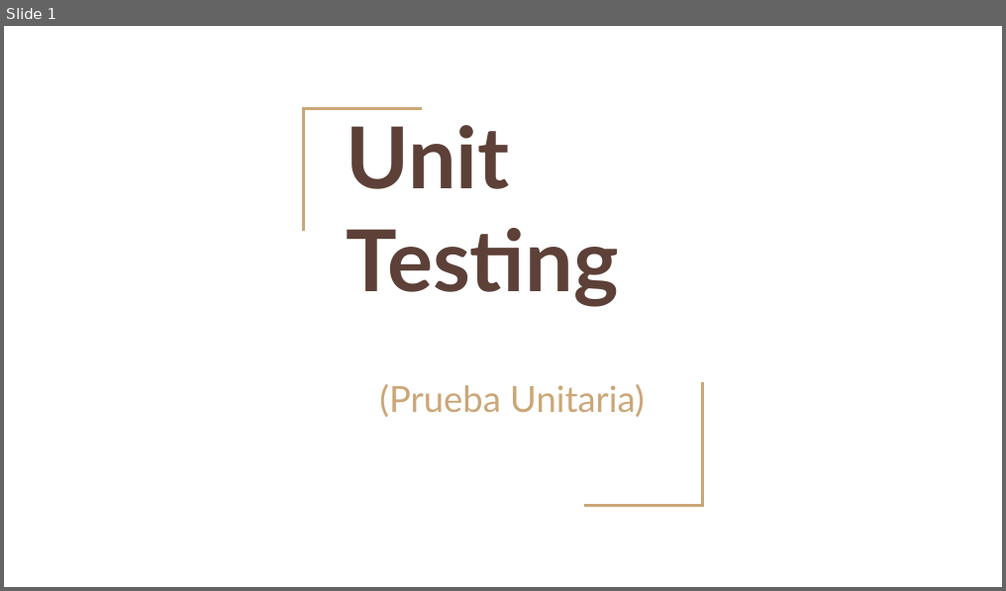
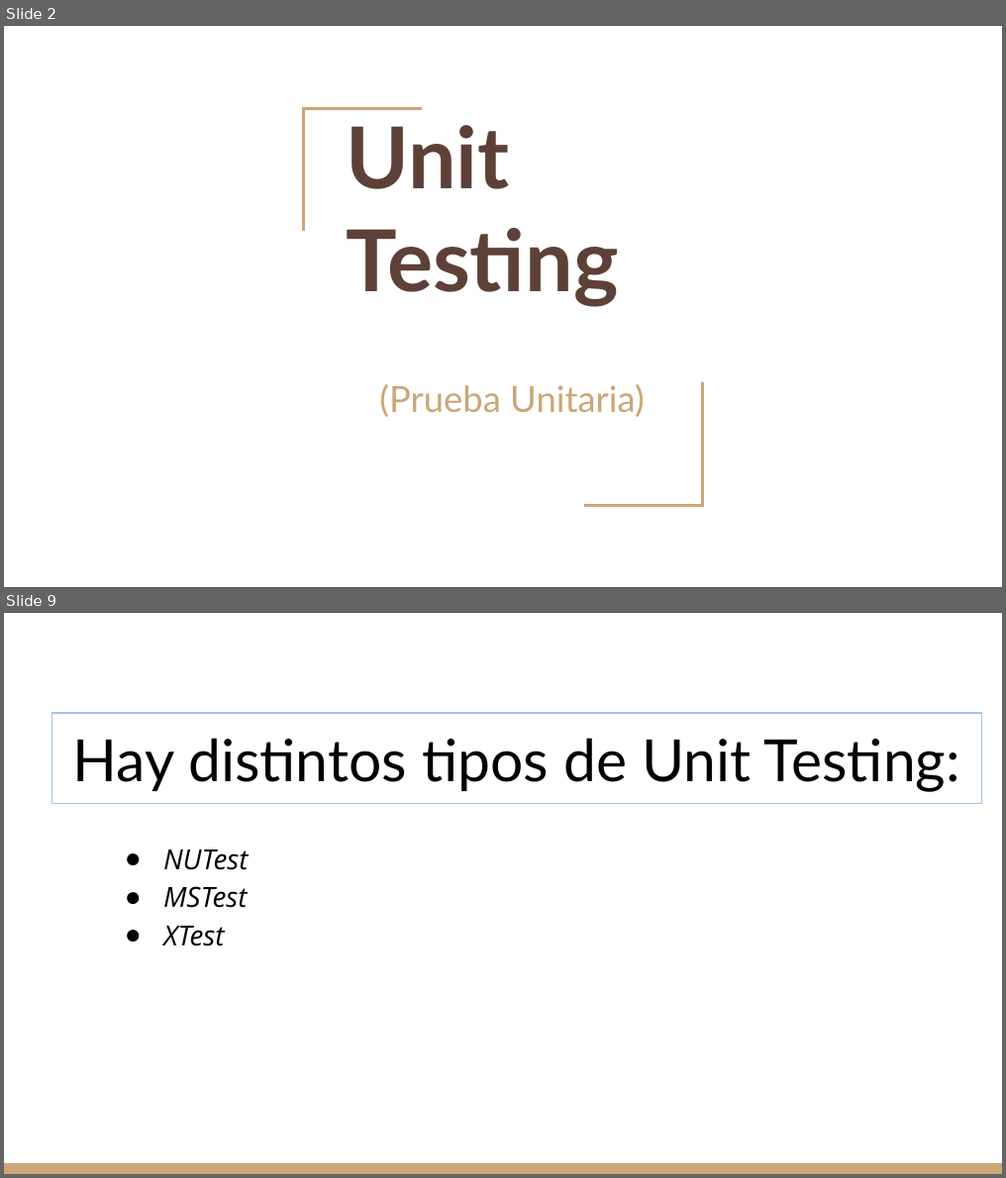
Before and after one commit to gitgamba/.Net-Grupo8, a slide deck: TPS/Unit Testing.pptx. Shown one above the other, each under a label of ours: slide 1 before the commit, slides 2 and 9 after it; the slides between them are not shown. The pictures are 1006x591 and 1006x1178 pixels, drawn with LibreOffice and Linux fonts; fonts in the diff are those of the drawing. Boxes give left, top, right and bottom in pixels: in the first picture for what was removed or moved away, otherwise in the second. Text is boxed around its words. In the diff, an @@ line names an element or a change of style, - is before the commit and + after.

```diff
--- a/TPS/Unit Testing.pptx
+++ b/TPS/Unit Testing.pptx
@@ slide 9 added at (4, 613, 1002, 1174), background #FFFFFF @@
@@ title added at (52, 713, 982, 804), outline #A4C2F4 0.75 pt, 42 pt, text #000000 @@
+Hay distintos tipos de Unit Testing:
@@ text added at (163, 850, 249, 947), 20 pt, text #000000, italic @@
+● NUTest
+● MSTest
+● XTest
@@ rectangle added at (4, 1163, 1002, 1174), fill #CCA677 @@
@@ what was slide 1 is now slide 2 @@
```
Also in this commit, not shown: 5 slides changed, 3 other slides added, 1 other file.
